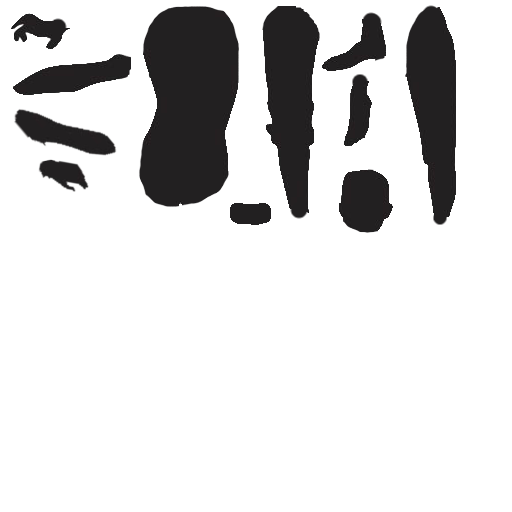
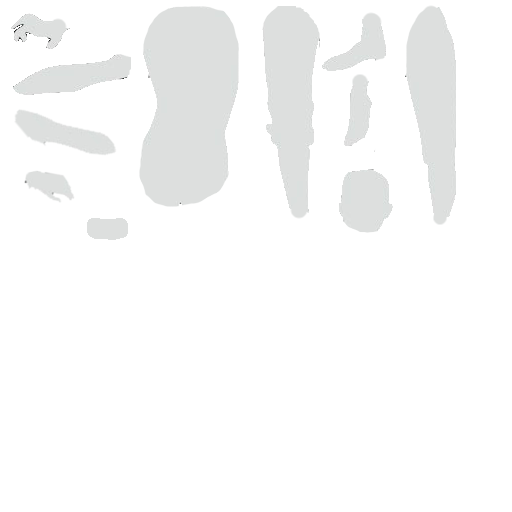
Comparing the layer stacks of the two 512×512 images. Changes:
painted on "Layer #1" over bbox(230, 203, 271, 225)
removed layer "Pasted Layer #8" over bbox(339, 169, 393, 233)
removed layer "Pasted Layer #7" over bbox(344, 81, 375, 152)
removed layer "Pasted Layer #6" over bbox(352, 5, 456, 225)
removed layer "Pasted Layer #5" over bbox(290, 12, 386, 219)
removed layer "Pasted Layer #4" over bbox(262, 6, 320, 213)
removed layer "Pasted Layer #3" over bbox(139, 6, 240, 208)
removed layer "Pasted Layer #2" over bbox(38, 159, 89, 193)
removed layer "Pasted Layer" over bbox(14, 108, 117, 156)
removed layer "Pasted Layer #1" over bbox(13, 54, 131, 95)
painted on "Layer" over bbox(11, 5, 456, 240)
